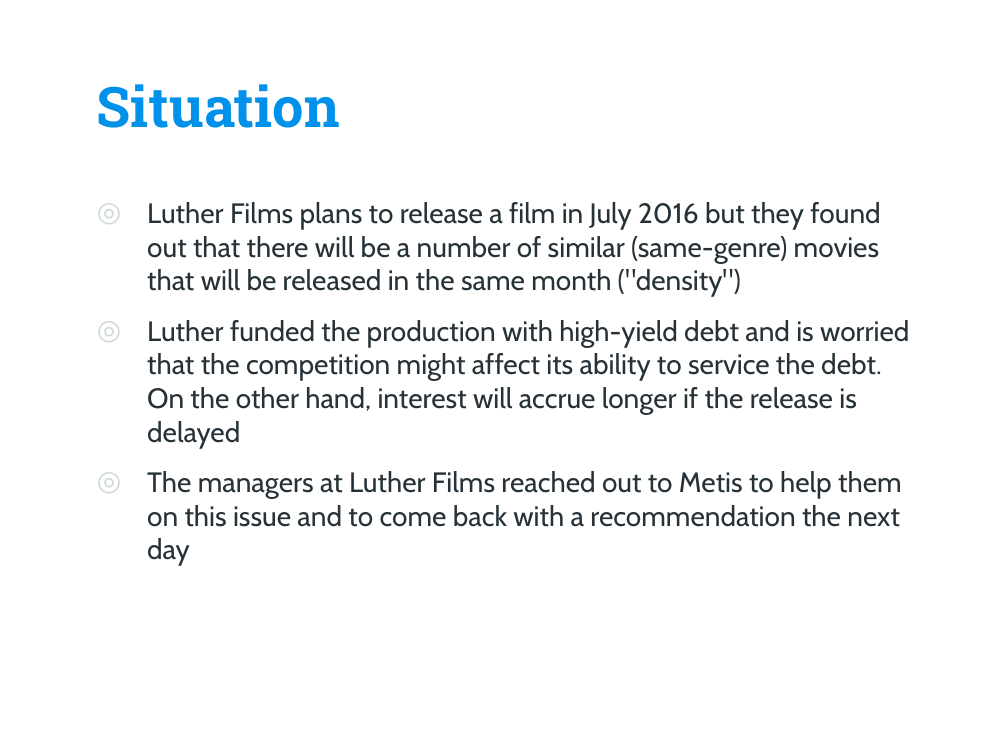
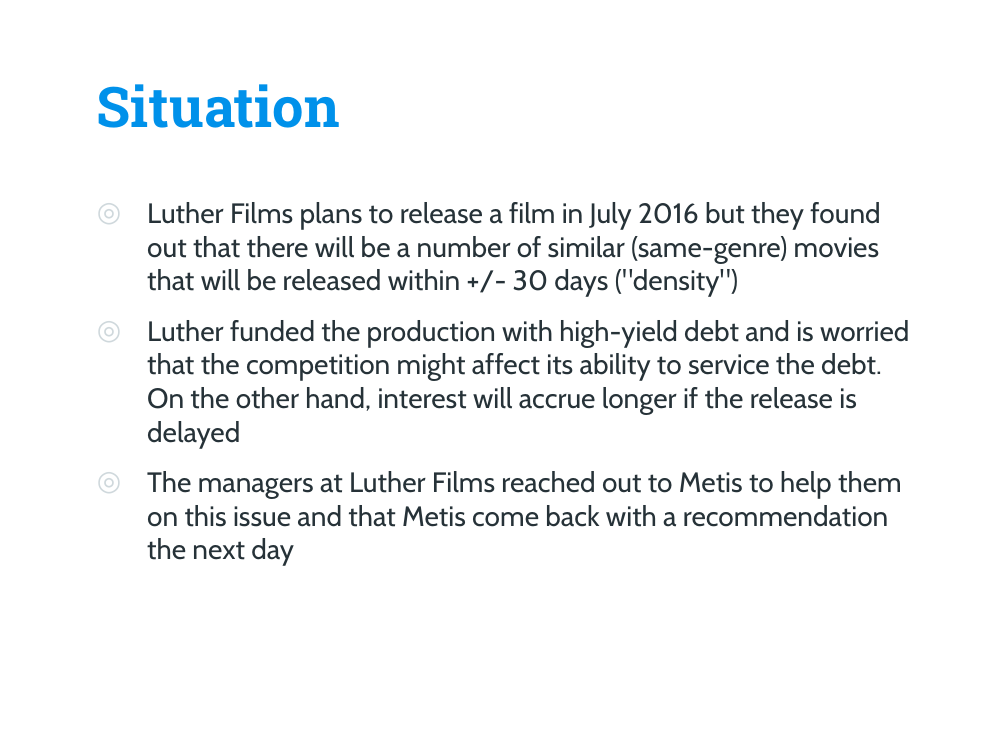
Before and after one commit to kcsph/Project-Luther, a slide deck: slide 2 of [Metis] Project Luther.pptx. Drawn at 1008x756 pixels with LibreOffice and Linux fonts; fonts in the diff are those of the drawing; background and template pictures are left out. Boxes give left, top, right and bottom in pixels: in the first picture for what was removed or moved away, otherwise in the second. Text is boxed around its words. In the diff, an @@ line names an element or a change of style, - is before the commit and + after.

Commit message:
updated presentation

```diff
--- a/[Metis] Project Luther.pptx
+++ b/[Metis] Project Luther.pptx
@@ text at bbox=[147, 202, 880, 297]: text changed @@
-◎ Luther Films plans to release a film in July 2016 but they found out that there will be a number of similar (same-genre) movies that will be released in the same month ("density")
+◎ Luther Films plans to release a film in July 2016 but they found out that there will be a number of similar (same-genre) movies that will be released within +/- 30 days ("density")
@@ text at bbox=[147, 471, 902, 566]: text changed @@
-◎ The managers at Luther Films reached out to Metis to help them on this issue and to come back with a recommendation the next day
+◎ The managers at Luther Films reached out to Metis to help them on this issue and that Metis come back with a recommendation the next day
```
Also in this commit, not shown: 3 other slides changed, 1 other file.
